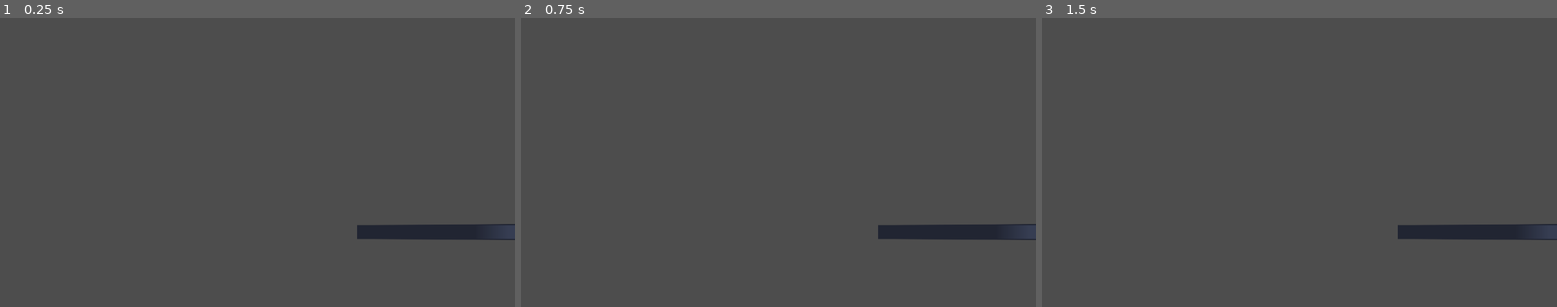
Above: before the commit, frames 1-3 (left to right).
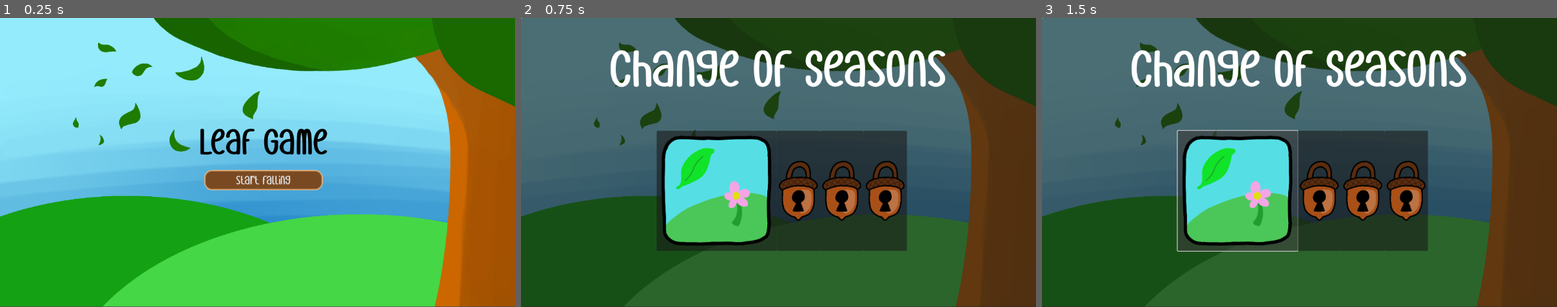
Above: after the commit, the same moments.

Repository: ewickland24/LeafGame
Game: Godot game, scene res://scenes/main_menu.tscn
Same seed, same stepped clock (60 frames per second), same inputs: the game is played once before the commit and once after it. Before the commit the project starts from res://scenes/mainGame.tscn. The engine's default icon, where the game draws it, is replaced by a stand-in: a white triangle on a blue panel in a dark square.
Inputs (mouse positions are in pixels of both pictures, inside the frame that each line leads up to):
- Up to frame 1 (0.25 s): no input
- Up to frame 2 (0.75 s): click (783, 179) at 0.5 s, where only the run after the commit has a clickable "start falling"
- Up to frame 3 (1.5 s): click (1237, 191) at 1.27 s

The runs differ from the first frame. In frame 1, 100% of the frame differs, in the area x 0-100%, y 0-100%; in frame 2, 100%; in frame 3, 99%.

Commit message:
level selection ... works *thumbs up*

Diff:
--- a/leaf-game/GlobalLevelManager.gd
+++ b/leaf-game/GlobalLevelManager.gd
@@ -1,7 +1,7 @@
 extends Node
 
-var current_level: int = 1
-var level_unlocked: int = 1
+var current_level: int = 0
+var level_unlocked: int = 0
 var max_level: int = 4
 
 func unlock_level(level_to_unlock: int) -> void:
--- a/leaf-game/project.godot
+++ b/leaf-game/project.godot
@@ -11,7 +11,7 @@
 [application]
 
 config/name="LeafGame"
-run/main_scene="uid://3fjpmlygo14h"
+run/main_scene="uid://4rdi1vkrs0l0"
 config/features=PackedStringArray("4.5", "Forward Plus")
 config/icon="res://assets/sprites/icon.svg"
 
--- /dev/null
+++ b/leaf-game/scenes/level_select_button.gd
@@ -0,0 +1,20 @@
+extends Button
+
+
+var level: int = 1
+var is_unlocked: bool = false
+
+# Called when the node enters the scene tree for the first time.
+func _ready() -> void:
+	level = get_index()
+	is_unlocked = level <= GlobalLevelManager.level_unlocked
+	if !is_unlocked:
+		icon = preload("res://assets/sprites/AcornLock.png")
+
+func _pressed() -> void:
+	if is_unlocked:
+		GlobalLevelManager.current_level = level
+		get_tree().call_deferred("change_scene_to_file", GlobalLevelManager.load_level(level))
+# Called every frame. 'delta' is the elapsed time since the previous frame.
+func _process(delta: float) -> void:
+	pass
--- /dev/null
+++ b/leaf-game/scenes/level_select_button.tscn
@@ -0,0 +1,8 @@
+[gd_scene load_steps=2 format=3 uid="uid://b0d7xv4mygltp"]
+
+[ext_resource type="Script" uid="uid://kuapjh7nb1jp" path="res://scenes/level_select_button.gd" id="1_5au5s"]
+
+[node name="levelSelectButton" type="Button"]
+custom_minimum_size = Vector2(150, 150)
+theme_override_font_sizes/font_size = 90
+script = ExtResource("1_5au5s")
--- /dev/null
+++ b/leaf-game/scenes/level_selection_menu.tscn
@@ -0,0 +1,65 @@
+[gd_scene load_steps=7 format=3 uid="uid://1jxtpc55ndu2"]
+
+[ext_resource type="FontFile" uid="uid://u3tjmtmiqcqo" path="res://assets/fonts/green_leaf/Green Leaf.otf" id="1_k04i4"]
+[ext_resource type="PackedScene" uid="uid://b0d7xv4mygltp" path="res://scenes/level_select_button.tscn" id="2_hlb6t"]
+[ext_resource type="Texture2D" uid="uid://mffqlogke5hl" path="res://assets/sprites/Icon-SP.png" id="3_ahrjq"]
+[ext_resource type="Texture2D" uid="uid://d01iqnebc5omh" path="res://assets/sprites/Icon-SU.png" id="4_5pvln"]
+[ext_resource type="Texture2D" uid="uid://5yyc11ha6d8" path="res://assets/sprites/Icon-FA.png" id="5_xdblq"]
+[ext_resource type="Texture2D" uid="uid://cvjsanb1pbiuf" path="res://assets/sprites/Icon-WI.png" id="6_vi1bp"]
+
+[node name="levelSelectionMenu" type="Node2D"]
+
+[node name="Panel" type="Panel" parent="."]
+offset_right = 1158.0
+offset_bottom = 657.0
+mouse_filter = 1
+
+[node name="menuTitle" type="Label" parent="."]
+offset_top = 2.0
+offset_right = 1150.0
+offset_bottom = 222.0
+theme_override_fonts/font = ExtResource("1_k04i4")
+theme_override_font_sizes/font_size = 170
+text = "Change of Seasons"
+horizontal_alignment = 1
+vertical_alignment = 1
+
+[node name="CenterContainer" type="CenterContainer" parent="."]
+offset_left = -7.0000134
+offset_top = 253.0
+offset_right = 1305.0
+offset_bottom = 552.0
+scale = Vector2(0.9, 0.9)
+
+[node name="GridContainer" type="GridContainer" parent="CenterContainer"]
+layout_mode = 2
+theme_override_constants/h_separation = 0
+columns = 4
+
+[node name="level0SelectButton" parent="CenterContainer/GridContainer" instance=ExtResource("2_hlb6t")]
+custom_minimum_size = Vector2(100, 100)
+layout_mode = 2
+size_flags_horizontal = 3
+size_flags_vertical = 3
+icon = ExtResource("3_ahrjq")
+
+[node name="level1SelectButton" parent="CenterContainer/GridContainer" instance=ExtResource("2_hlb6t")]
+custom_minimum_size = Vector2(100, 100)
+layout_mode = 2
+size_flags_horizontal = 3
+size_flags_vertical = 3
+icon = ExtResource("4_5pvln")
+
+[node name="level2SelectButton" parent="CenterContainer/GridContainer" instance=ExtResource("2_hlb6t")]
+custom_minimum_size = Vector2(100, 100)
+layout_mode = 2
+size_flags_horizontal = 3
+size_flags_vertical = 3
+icon = ExtResource("5_xdblq")
+
+[node name="level3SelectButton" parent="CenterContainer/GridContainer" instance=ExtResource("2_hlb6t")]
+custom_minimum_size = Vector2(100, 100)
+layout_mode = 2
+size_flags_horizontal = 3
+size_flags_vertical = 3
+icon = ExtResource("6_vi1bp")
--- /dev/null
+++ b/leaf-game/scenes/main_menu.gd
@@ -0,0 +1,15 @@
+extends Control
+
+# Drag your Level Selection scene file from the FileSystem onto this line
+const LEVEL_SELECT_SCENE = preload("res://scenes/level_selection_menu.tscn")
+
+func _on_start_button_pressed() -> void:
+	# 1. Create the Level Selection node
+	var level_select = LEVEL_SELECT_SCENE.instantiate()
+
+	# 2. Add it as a child of the Main Menu
+	add_child(level_select)
+
+	# 3. Hide the main menu buttons so they don't overlap
+	$Title.hide()
+	$startButton.hide()
--- a/leaf-game/scenes/main_menu.tscn
+++ b/leaf-game/scenes/main_menu.tscn
@@ -1,5 +1,6 @@
-[gd_scene load_steps=7 format=3 uid="uid://4rdi1vkrs0l0"]
+[gd_scene load_steps=8 format=3 uid="uid://4rdi1vkrs0l0"]
 
+[ext_resource type="Script" uid="uid://dnb2y80n27t0f" path="res://scenes/main_menu.gd" id="1_bqqt6"]
 [ext_resource type="Texture2D" uid="uid://b2boym03cgsdu" path="res://assets/backgrounds/LeafGame Menu.png" id="1_ekxnf"]
 [ext_resource type="FontFile" uid="uid://u3tjmtmiqcqo" path="res://assets/fonts/green_leaf/Green Leaf.otf" id="1_l6cm7"]
 
@@ -48,6 +49,7 @@
 [node name="mainMenu" type="Control"]
 layout_mode = 3
 anchors_preset = 0
+script = ExtResource("1_bqqt6")
 
 [node name="Panel" type="Panel" parent="."]
 layout_mode = 0
@@ -85,3 +87,7 @@
 theme_override_styles/pressed = SubResource("StyleBoxFlat_ekxnf")
 theme_override_styles/hover = SubResource("StyleBoxFlat_l6cm7")
 text = "start falling"
+
+[node name="LevelSelectionContainer" type="CanvasLayer" parent="."]
+
+[connection signal="pressed" from="startButton" to="." method="_on_start_button_pressed"]
--- a/leaf-game/scripts/levelScript.gd
+++ b/leaf-game/scripts/levelScript.gd
@@ -11,6 +11,14 @@
 func _process(delta):
 	if (daLeaf.position.x >= 6000):
 		print("i wins")
+		# updates the level selection menu with what is unlocked based on
+		# if you won the last level
+		GlobalLevelManager.current_level += 1
+		GlobalLevelManager.unlock_level(GlobalLevelManager.current_level)
+		var level_to_load: String = GlobalLevelManager.load_level(GlobalLevelManager.current_level)
+		if level_to_load == "":
+			return
+		get_tree().call_deferred("change_scene_to_file", level_to_load)
 
 	if (daLeaf.is_on_floor() == true):
 		print("oh no!")
Binary file added: leaf-game/assets/sprites/AcornLock.png
Not shown, added: leaf-game/assets/sprites/AcornLock.png.import
Binary file added: leaf-game/assets/sprites/Icon-FA.png
Not shown, added: leaf-game/assets/sprites/Icon-FA.png.import
Binary file added: leaf-game/assets/sprites/Icon-SP.png
Not shown, added: leaf-game/assets/sprites/Icon-SP.png.import
Binary file added: leaf-game/assets/sprites/Icon-SU.png
Not shown, added: leaf-game/assets/sprites/Icon-SU.png.import
Binary file added: leaf-game/assets/sprites/Icon-WI.png
Not shown, added: leaf-game/assets/sprites/Icon-WI.png.import
Not shown, added: leaf-game/scenes/level_select_button.gd.uid
Not shown, added: leaf-game/scenes/main_menu.gd.uid
